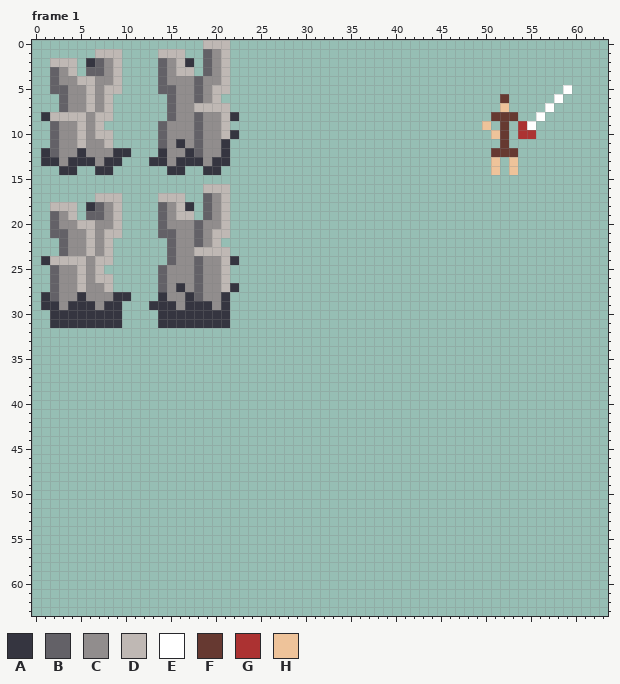
Pixel-art file -- NonUnitySources/Aseprite/Sprites Assorted F4.aseprite. The first picture shows the starting point.
64x64 pixels, 4 frames. Shown: frame 1. The commit also changed other frames, which this record leaves out.
Visible layers, top first: "Layer 2", "Layer 1".
Palette (. is transparent): A #353540  B #636167  C #918d8d  D #bfb8b4  E #ffffff  F #663931  G #ac3232  H #eec39a
Pixels before, frame 1 (only the part around the change), first column x 0:
21 ..BBCCDCDD....BBCCBCDD............
22 ...BCCDCD......BCCBCD.............
23 ...BCCDCD......BCCDDDD............
24 .ADDDDCDD......BCCBCCDA...........
25 ..BCCDCD......BCCCBCCD............
26 ..BCCDCDD.....BCCCBCCD............
27 ..BCCDCCD.....BCACBCCDA...........
28 .ABCCACCCAA...ACCABCCA............
29 .AACAAACAA...AAACAAACA............
30 ..AAAAAAAA....AAAAAAAA............
31 ..AAAAAAAA....AAAAAAAA............
32 ..................................
33 ..................................
34 ..................................
35 ..................................
36 ..................................
37 ..................................
38 ..................................
39 ..................................
40 ..................................
41 ..................................
42 ..................................
43 ..................................
44 ..................................
45 ..................................
46 ..................................
47 ..................................
48 ..................................
49 ..................................
50 ..................................
51 ..................................
52 ..................................
53 ..................................
54 ..................................
55 ..................................
56 ..................................
57 ..................................
58 ..................................
59 ..................................
60 ..................................
61 ..................................
62 ..................................
63 ..................................
After the commit:
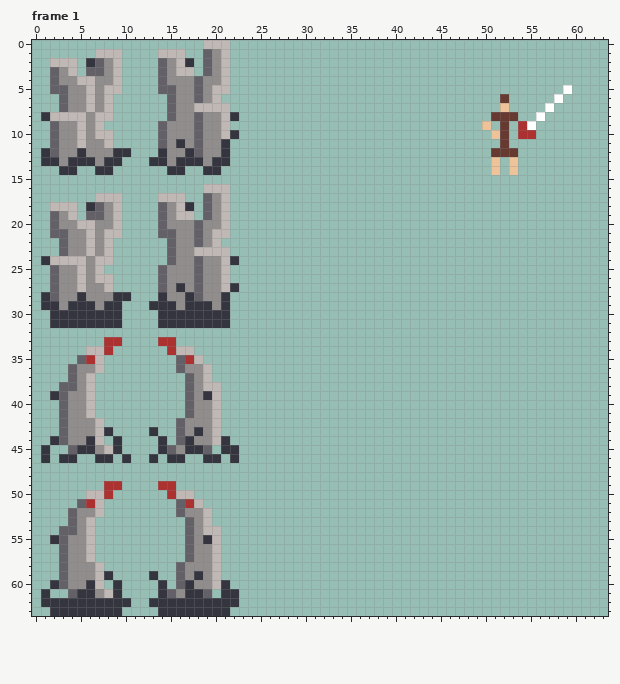
The exact change:
Changed rows in their new state; - is an unchanged pixel.
Frame 1, layers "Layer 2", "Layer 1":
first column x 1:
33 -------GG----GG-------
34 -----DDG------GDD-----
35 ----BGD--------BGD----
36 ---BCCD--------BCCD---
37 ---BCD----------BCD---
38 --BBCD----------BCDD--
39 -ABCCD----------BCAD--
40 --BCCD----------BCCD--
41 --BCCD----------BCCD--
42 --BCCCD--------BCCCD--
43 --BCCCDA----A--BCACD--
44 -ABCCAD-A----A-BACCDA-
45 A--BAACDA----ABCAAB-AA
46 A-AA--AA-A--A-AA--AA-A
49 -------GG----GG-------
50 -----DDG------GDD-----
51 ----BGD--------BGD----
52 ---BCCD--------BCCD---
53 ---BCD----------BCD---
54 --BBCD----------BCDD--
55 -ABCCD----------BCAD--
56 --BCCD----------BCCD--
57 --BCCD----------BCCD--
58 --BCCCD--------BCCCD--
59 --BCCCDA----A--BCACD--
60 -ABCCAD-A----A-BACCDA-
61 A--BAACDA----ABCAAB-AA
62 AAAAAAAAAA--AAAAAAAAAA
63 -AAAAAAAA----AAAAAAAA-
Where, in picture pixels (left, top, right, bottom), the same in both pictures:
added: (41, 337, 239, 616)
